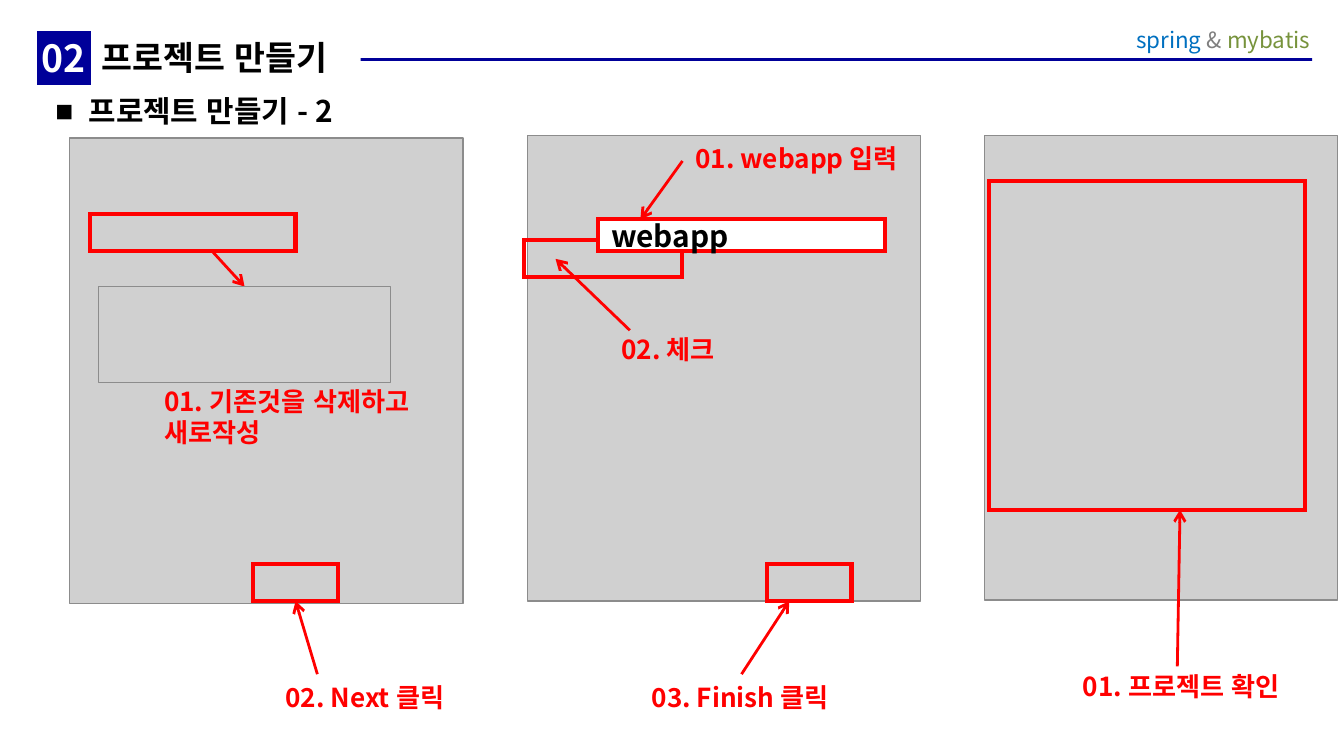
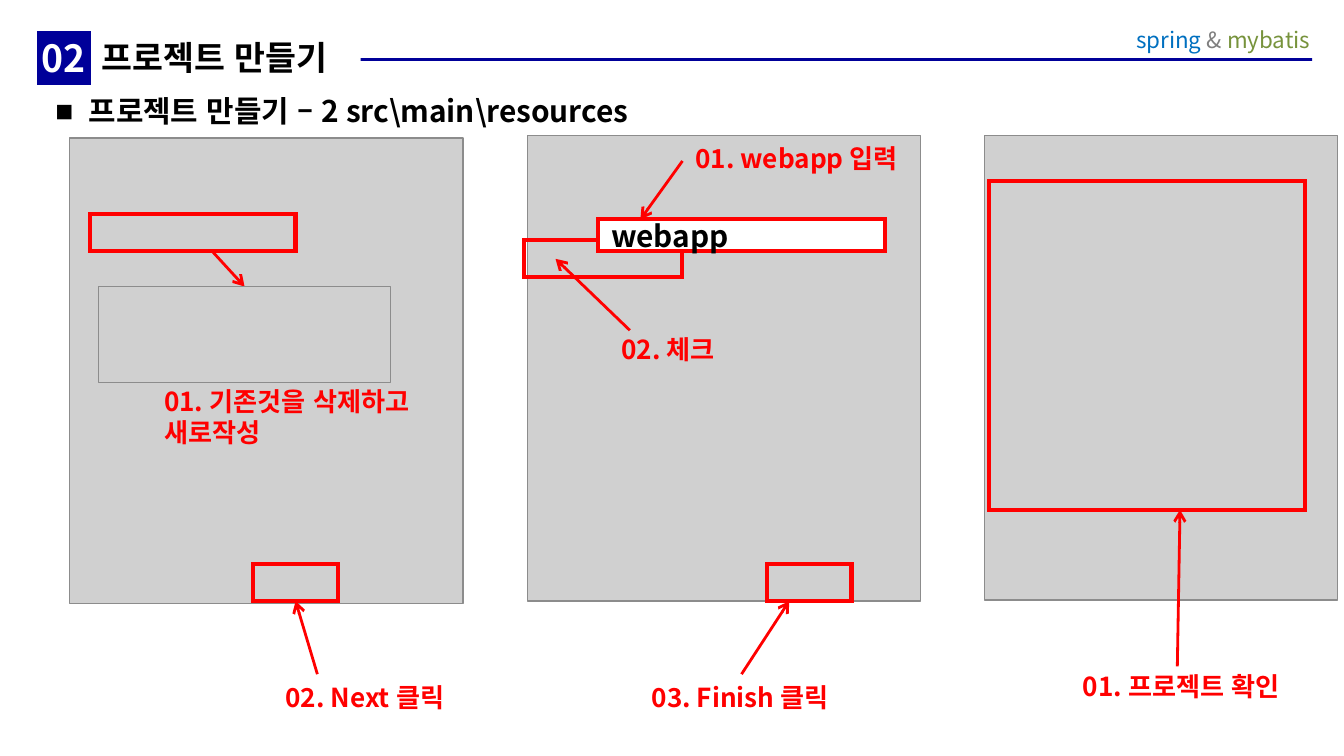
Before and after one commit to sonddokki/class_file, a slide deck: slide 3 of 강의자료/06.spring/프로젝트생성.ppt. Drawn at 1344x756 pixels with LibreOffice and Linux fonts; fonts in the diff are those of the drawing; grey boxes stand for pictures. Boxes give left, top, right and bottom in pixels: in the first picture for what was removed or moved away, otherwise in the second. Text is boxed around its words. In the diff, an @@ line names an element or a change of style, - is before the commit and + after.

```diff
--- a/강의자료/06.spring/프로젝트생성.ppt
+++ b/강의자료/06.spring/프로젝트생성.ppt
@@ text at [89,97,628,128]: text changed @@
-■ 프로젝트 만들기 - 2
+■ 프로젝트 만들기 – 2 src\main\resources
```
Also in this commit, not shown: 2 other slides changed, 3 slides added.
